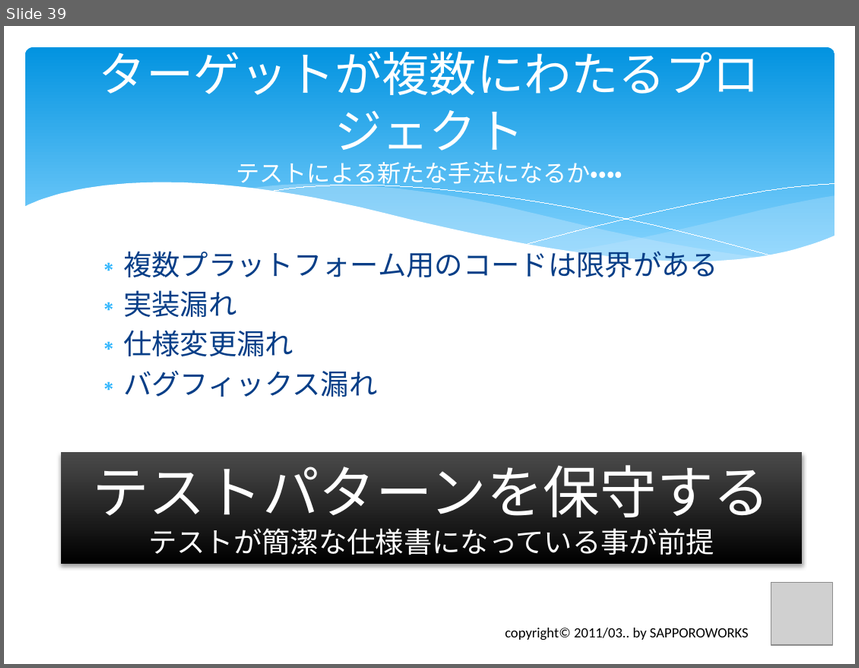
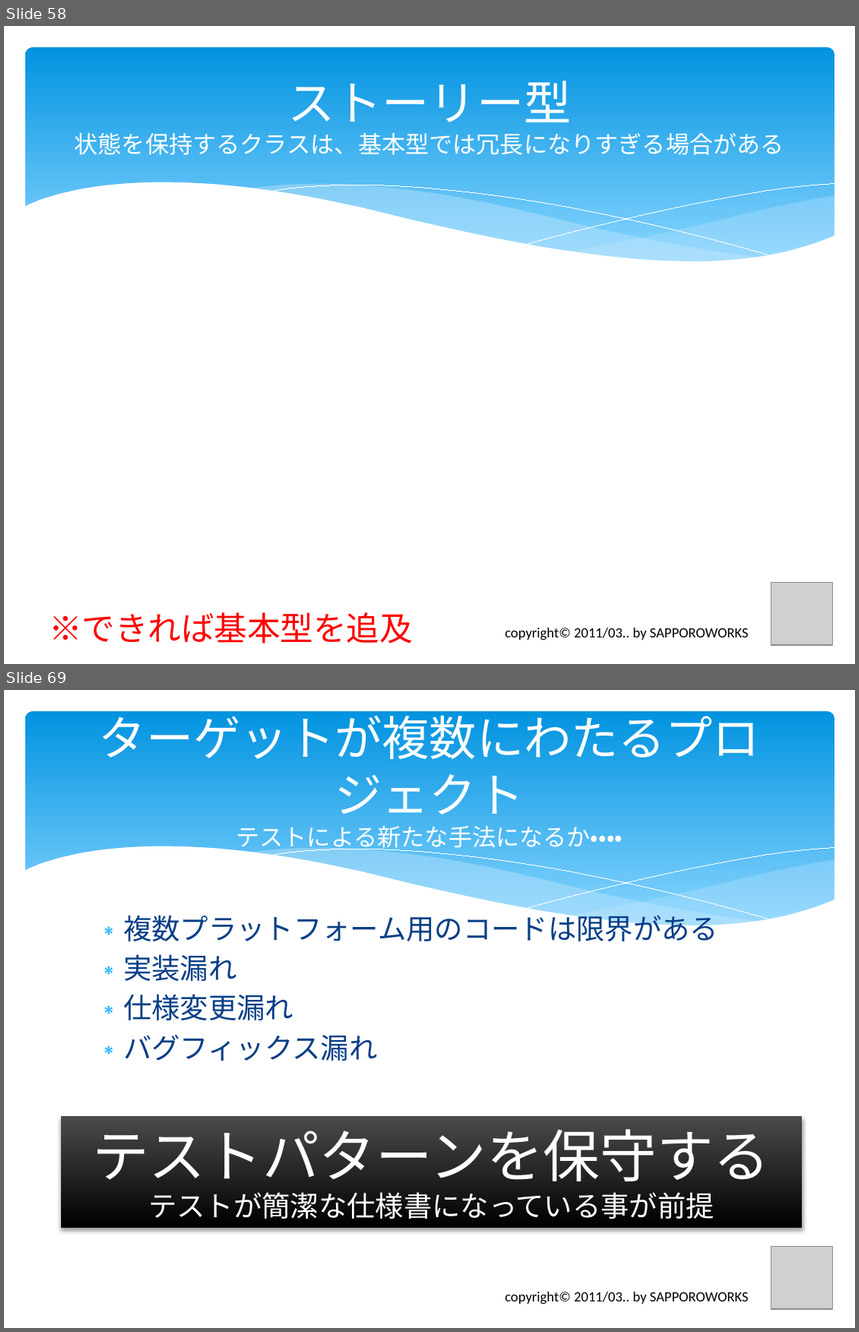
Before and after one commit to furuya02/clrh78, a slide deck: C# から Java へのプログラム移植で体験したTDDの効果は？.pptx. Shown one above the other, each under a label of ours: slide 39 before the commit, slides 58 and 69 after it; the slides between them are not shown. The pictures are 859x668 and 859x1332 pixels, drawn with LibreOffice and Linux fonts; fonts in the diff are those of the drawing; grey boxes stand for pictures. Boxes give left, top, right and bottom in pixels: in the first picture for what was removed or moved away, otherwise in the second. Text is boxed around its words. In the diff, an @@ line names an element or a change of style, - is before the commit and + after.

```diff
--- a/C# から Java へのプログラム移植で体験したTDDの効果は？.pptx
+++ b/C# から Java へのプログラム移植で体験したTDDの効果は？.pptx
@@ slide 58 added at [4,26,855,664], background #FFFFFF; not listed: 6 template elements that a slide beside it also shows @@
@@ title added at [75,81,785,155], 20 pt, text #FFFFFF @@
+ストーリー型
+状態を保持するクラスは、基本型では冗長になりすぎる場合がある
@@ picture added at [772,582,833,645] @@
@@ text added at [49,613,412,644], 28 pt, text #FF0000 @@
+※できれば基本型を追及
@@ text added at [505,628,749,641], 12 pt, text #000000 @@
+copyright© 2011/03.. by SAPPOROWORKS
@@ what was slide 39 is now slide 69 @@
```
Also in this commit, not shown: 12 slides changed, 22 other slides added.
